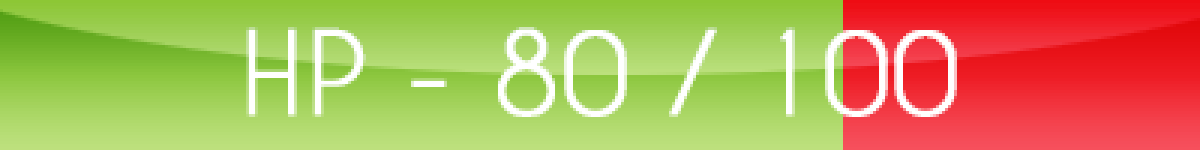
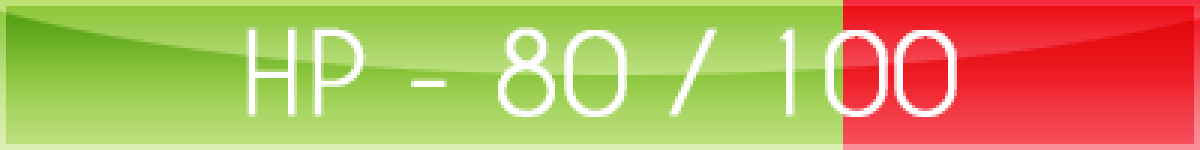
Before/after of a 1200×150 layered artwork. What changed in the layer stack:
added layer "Layer 3" (soft light) above "Layer 1" over [0, 0, 1200, 150]
